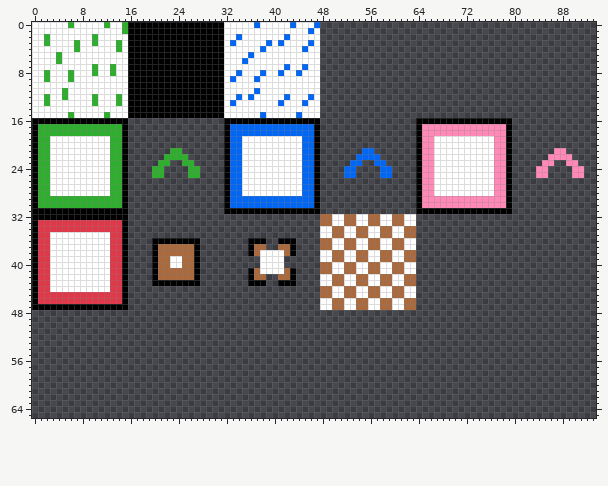
Two versions of one sprite sheet, ui/test/sprites.png. The picture above was drawn from the file before the commit.
The file is 96x96 pixels. Shown: x 0..93, y 0..65.
The result:
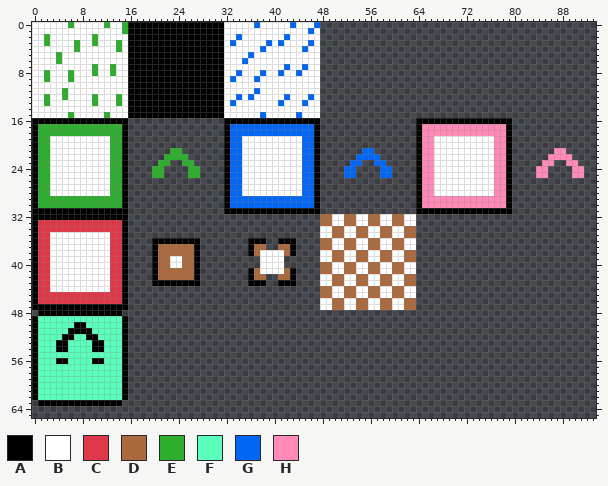
Palette (. is transparent): A #000000  B #ffffff  C #df3949  D #aa6a3d  E #2daf2d  F #5affbb  G #0066f3  H #ff8ab7
The edit:
Changed rows in their new state; - is an unchanged pixel.
first column x 0:
48 -AAAAAAAAAAAAAA-
49 AFFFFFFFFFFFFFFA
50 AFFFFFFAAFFFFFFA
51 AFFFFFAAAAFFFFFA
52 AFFFFAAFFAAFFFFA
53 AFFFAAFFFFAAFFFA
54 AFFFAAFFFFAAFFFA
55 AFFFFFFFFFFFFFFA
56 AFFFAAFFFFAAFFFA
57 AFFFFFFFFFFFFFFA
58 AFFFFFFFFFFFFFFA
59 AFFFFFFFFFFFFFFA
60 AFFFFFFFFFFFFFFA
61 AFFFFFFFFFFFFFFA
62 AFFFFFFFFFFFFFFA
63 -AAAAAAAAAAAAAA-
Boxes around the changes in both pictures, in picture pixels (x1, y1, x2, y2):
added: (32, 310, 128, 406)
